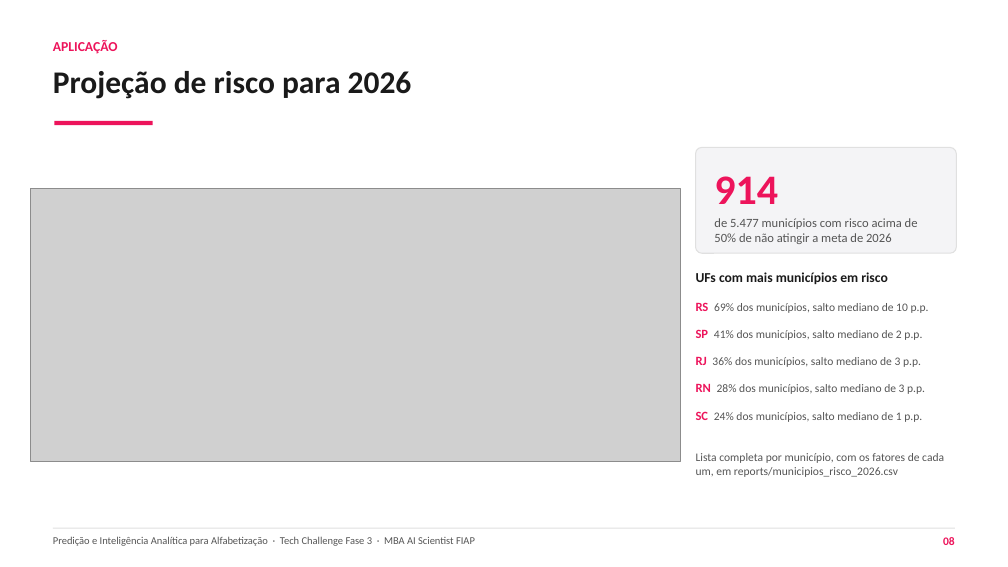
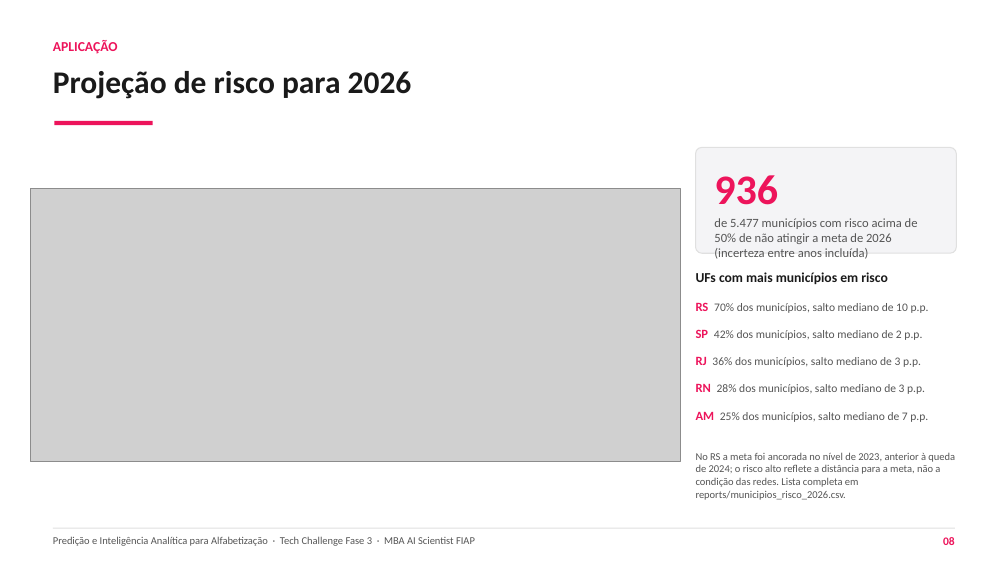
Before and after one commit to guillecosme/fiap-ai-scientist-tech-challenge-fase-03, a slide deck: slide 8 of reports/slides/RM372204 - Guilherme Cosme - Tech Challenge Fase 03.pptx. Drawn at 1008x567 pixels with LibreOffice and Linux fonts; fonts in the diff are those of the drawing; grey boxes stand for pictures. Boxes give left, top, right and bottom in pixels: in the first picture for what was removed or moved away, otherwise in the second. Text is boxed around its words. In the diff, an @@ line names an element or a change of style, - is before the commit and + after.

```diff
--- a/reports/slides/RM372204 - Guilherme Cosme - Tech Challenge Fase 03.pptx
+++ b/reports/slides/RM372204 - Guilherme Cosme - Tech Challenge Fase 03.pptx
@@ text at [714,175,918,259]: text changed @@
-914
-de 5.477 municípios com risco acima de 50% de não atingir a meta de 2026
+936
+de 5.477 municípios com risco acima de 50% de não atingir a meta de 2026 (incerteza entre anos incluída)
@@ text at [696,302,929,313]: text changed @@
-RS 69% dos municípios, salto mediano de 10 p.p.
+RS 70% dos municípios, salto mediano de 10 p.p.
@@ text at [696,329,922,340]: text changed @@
-SP 41% dos municípios, salto mediano de 2 p.p.
+SP 42% dos municípios, salto mediano de 2 p.p.
@@ text at [696,411,928,422]: text changed @@
-SC 24% dos municípios, salto mediano de 1 p.p.
+AM 25% dos municípios, salto mediano de 7 p.p.
@@ text at [696,452,955,500]: text changed; size 11 to 10 pt @@
-Lista completa por município, com os fatores de cada um, em reports/municipios_risco_2026.csv
+No RS a meta foi ancorada no nível de 2023, anterior à queda de 2024; o risco alto reflete a distância para a meta, não a condição das redes. Lista completa em reports/municipios_risco_2026.csv.
```
Also in this commit, not shown: 1 other slide changed, 4 other files.
